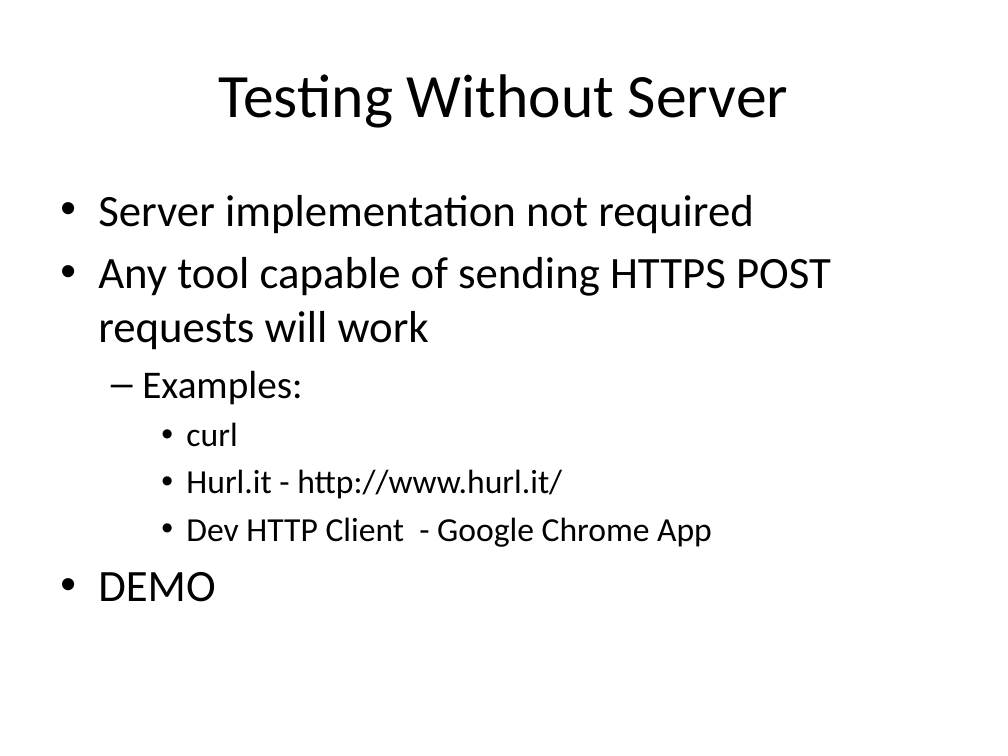
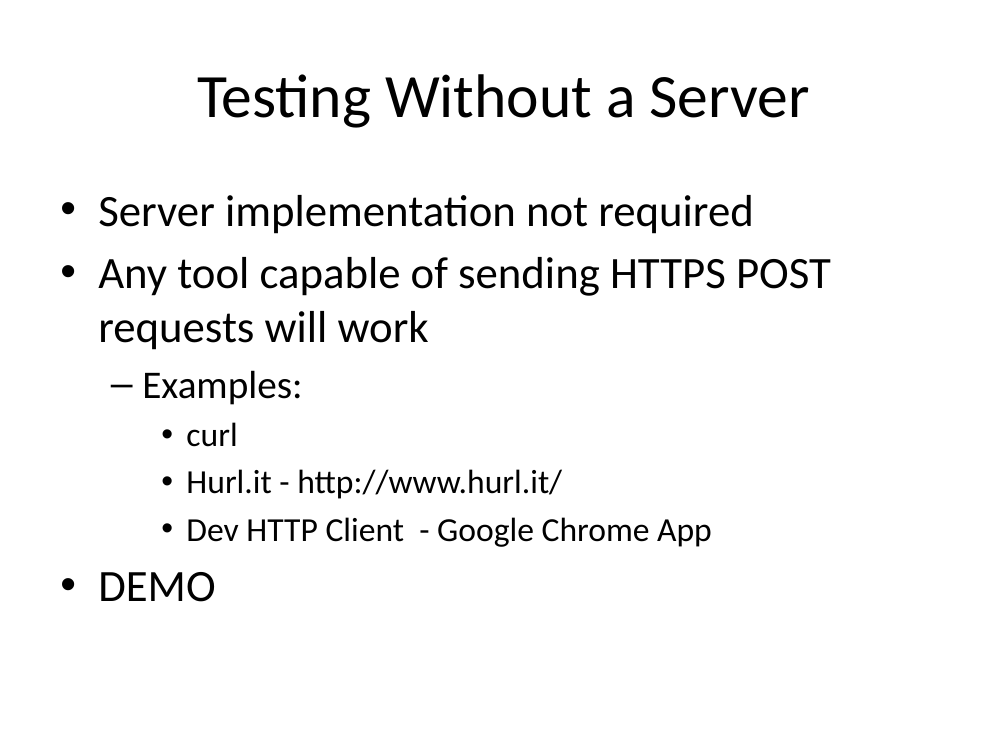
Before and after one commit to LeadingEDJE/MobilePushNotification, a slide deck: slide 18 of Implementing Push Notification in Android.pptx. Drawn at 1008x756 pixels with LibreOffice and Linux fonts; fonts in the diff are those of the drawing; background and template pictures are left out. Boxes give left, top, right and bottom in pixels: in the first picture for what was removed or moved away, otherwise in the second. Text is boxed around its words. In the diff, an @@ line names an element or a change of style, - is before the commit and + after.

Commit message:
Increased size of notification text fields in MainActivity, changed API levels in manifest to 17 and 19, updated presentation for Columbus Code Camp.

```diff
--- a/Implementing Push Notification in Android.pptx
+++ b/Implementing Push Notification in Android.pptx
@@ title at (197, 74, 810, 128): text changed @@
-Testing Without Server
+Testing Without a Server
```
Also in this commit, not shown: 5 other slides changed, 2 other files.
